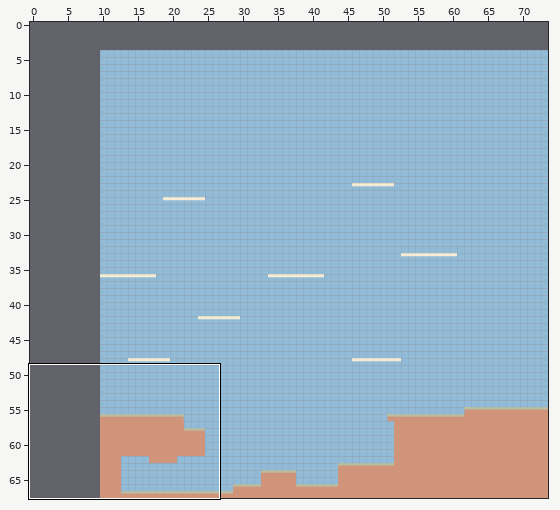
Tiled map (JSON), stored at assets/tilemaps/map02.json. The first picture is a wide view before the edit; the outline marks the close-up.
Close-up. Before:
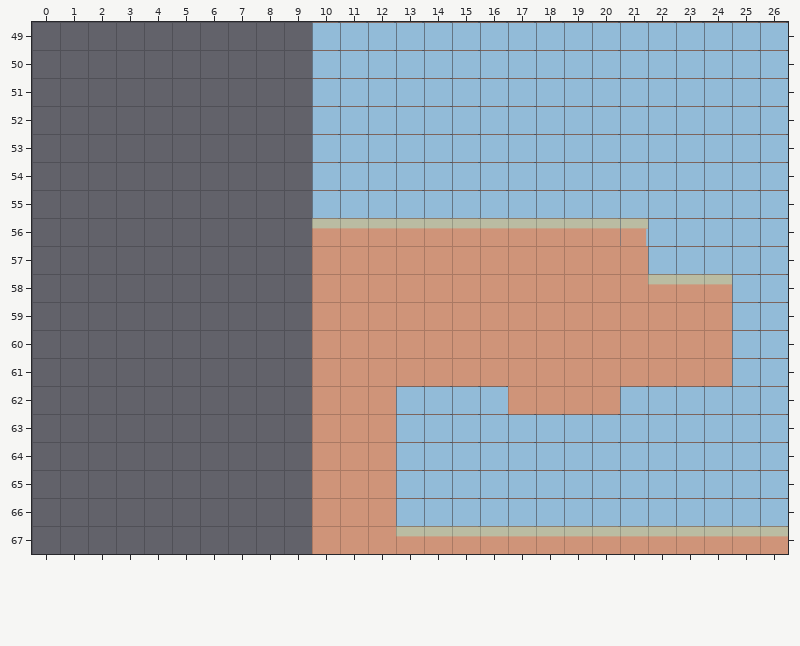
Cells are 64x64 px. Shown: x 0..26, y 49..67. The commit also changed other parts of the map, which this record leaves out. The old version is drawn lined up with the new one.
And afterwards:
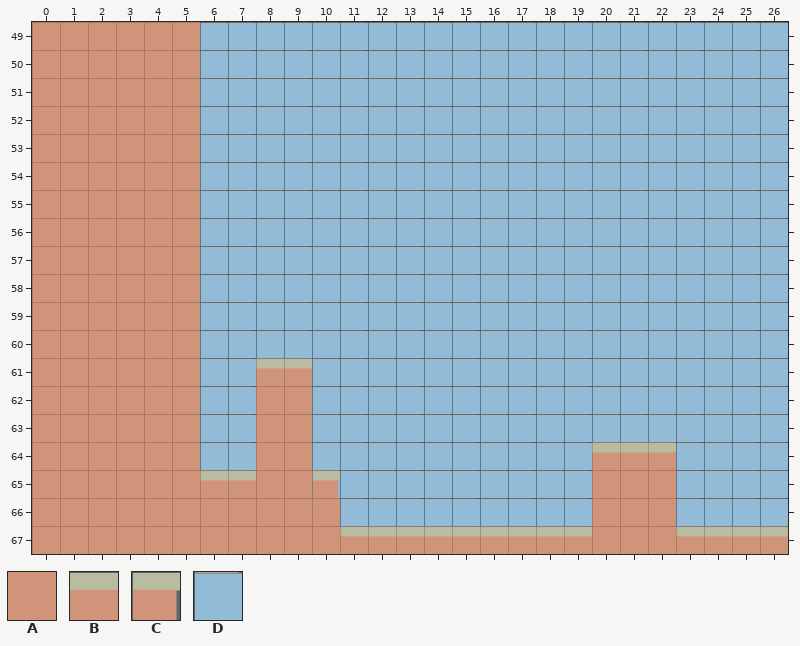
Key: from "proto_sheet": A 0, B 2, C 3, D 5.
_ is an empty cell.
The edit:
map size 64x64 -> 74x68 cells (old content now starts at 10,4; both pictures use the new coordinates)
Layer "background":
Tile D is added in rows 49 to 61 at x 6 to 9; in rows 62 to 65 at x 6 to 7.
Layer "ground":
Tile A replaces tile B in row 67 at x 20 to 22.
Tile A is added in rows 49 to 61 at x 0 to 5; in rows 62 to 64 at x 0 to 5 and 8 to 9; in row 65 at x 0 to 5, 8 to 9 and 20 to 22; in row 66 at x 0 to 9 and 20 to 22; in row 67 at x 0 to 9.
Tile B replaces tile A in row 67 at x 11 to 12.
Tile B is added in row 61 at x 8 to 9; in row 64 at x 20 to 22; in row 65 at x 6 to 7.
Tile C replaces tile A in row 65 at x 10.
Tile A is removed in rows 57 to 58 at x 10 to 21; in rows 59 to 61 at x 10 to 24; in row 62 at x 10 to 12 and 17 to 20; in rows 63 to 64 at x 10 to 12; in rows 65 to 66 at x 11 to 12.
Tile B is removed in row 56 at x 10 to 20; in row 58 at x 22 to 24.
Tile C is removed in row 56 at x 21.
Boxes around the changes in both close-ups, in picture pixels (x1, y1, x2, y2):
changed: (32, 22, 732, 554)
